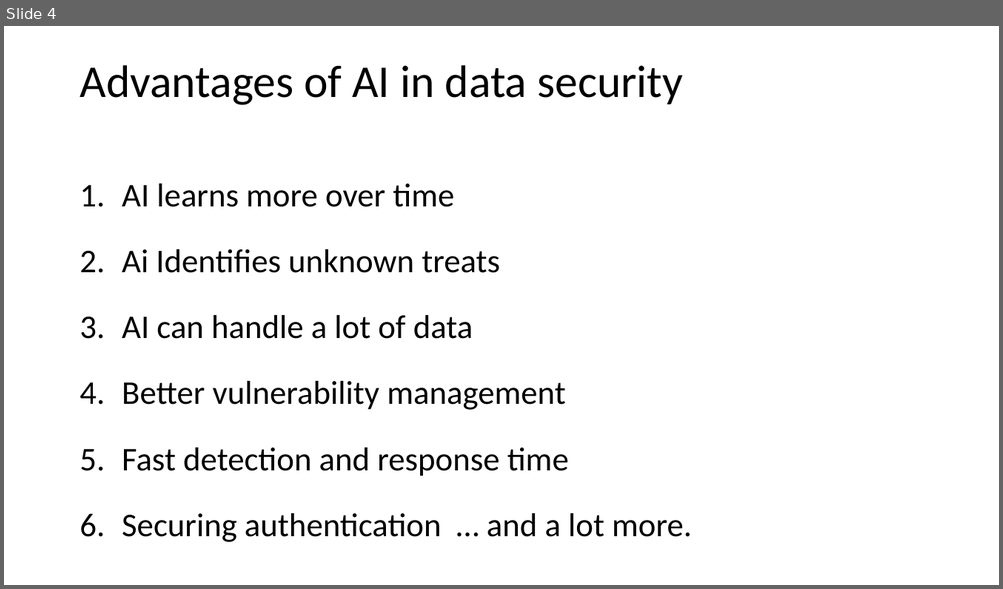
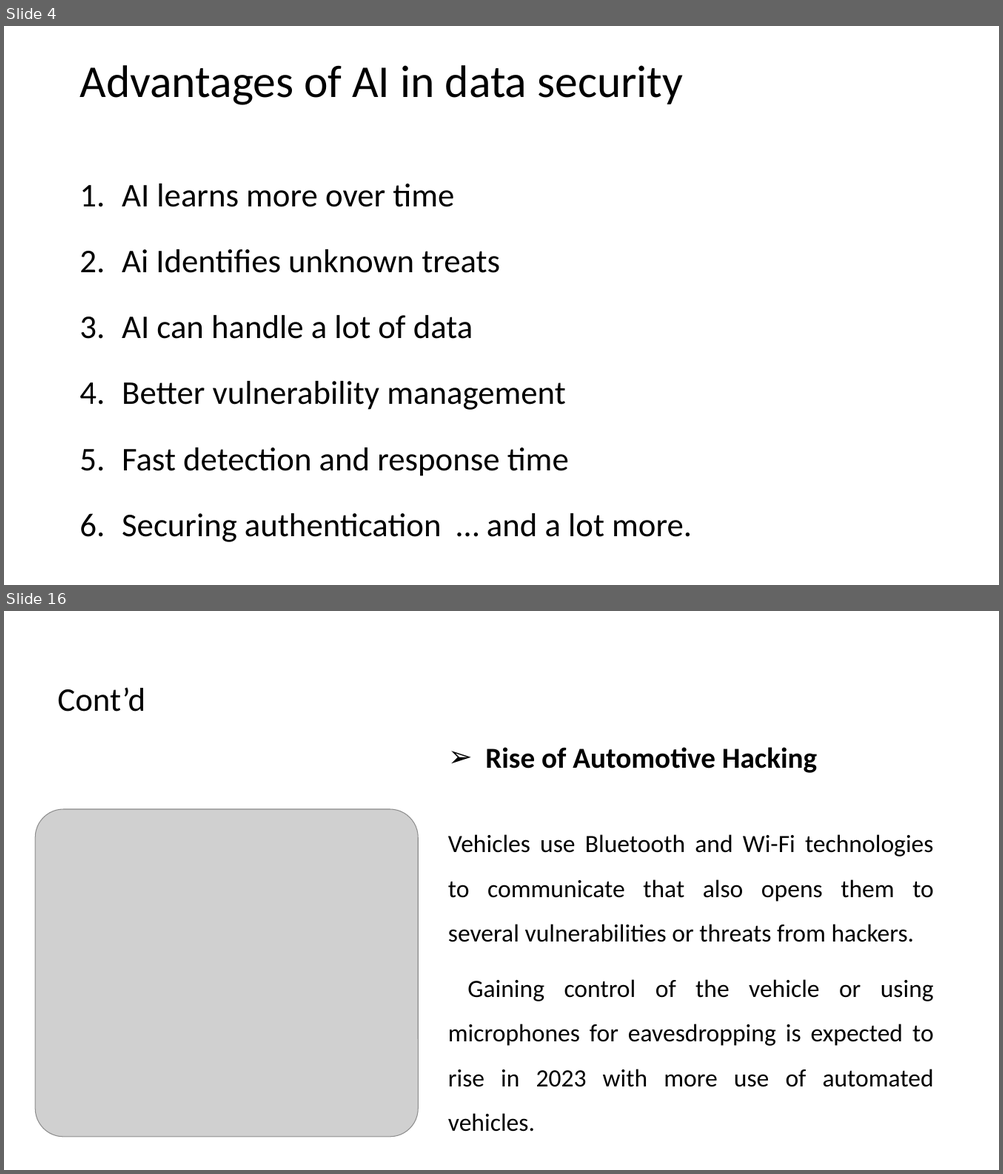
Before and after one commit to hshehabu/AI-in-data-security, a slide deck: Application of AI in Data Security.pptx. Shown one above the other, each under a label of ours: slide 4 before the commit, slides 4 and 16 after it; the slides between them are not shown. The pictures are 1003x589 and 1003x1174 pixels, drawn with LibreOffice and Linux fonts; fonts in the diff are those of the drawing; grey boxes stand for pictures. Boxes give left, top, right and bottom in pixels: in the first picture for what was removed or moved away, otherwise in the second. Text is boxed around its words. In the diff, an @@ line names an element or a change of style, - is before the commit and + after.

```diff
--- a/Application of AI in Data Security.pptx
+++ b/Application of AI in Data Security.pptx
@@ slide 16 added at bbox=[4, 611, 999, 1170], background #FFFFFF @@
@@ title added at bbox=[57, 687, 145, 712], 32 pt, text #000000 @@
+Cont’d
@@ text added at bbox=[448, 747, 933, 1132], 24 pt, text #000000 @@
+➢ Rise of Automotive Hacking
+Vehicles use Bluetooth and Wi-Fi technologies to communicate that also opens them to several vulnerabilities or threats from hackers.
+Gaining control of the vehicle or using microphones for eavesdropping is expected to rise in 2023 with more use of automated vehicles.
@@ picture added at bbox=[35, 809, 418, 1137] @@
```
Also in this commit, not shown: 3 slides changed, 16 other slides added, 1 other file.
